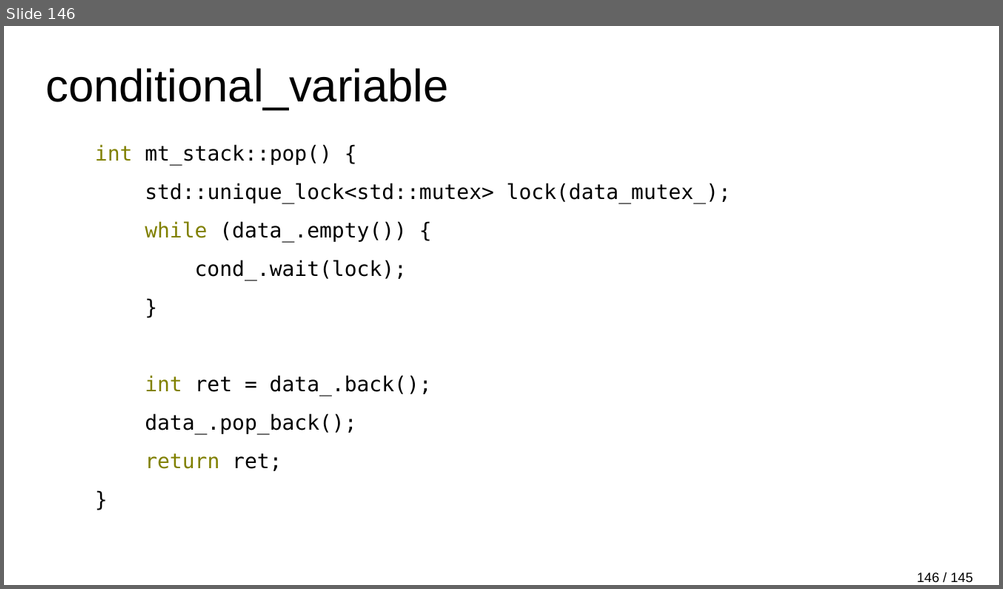
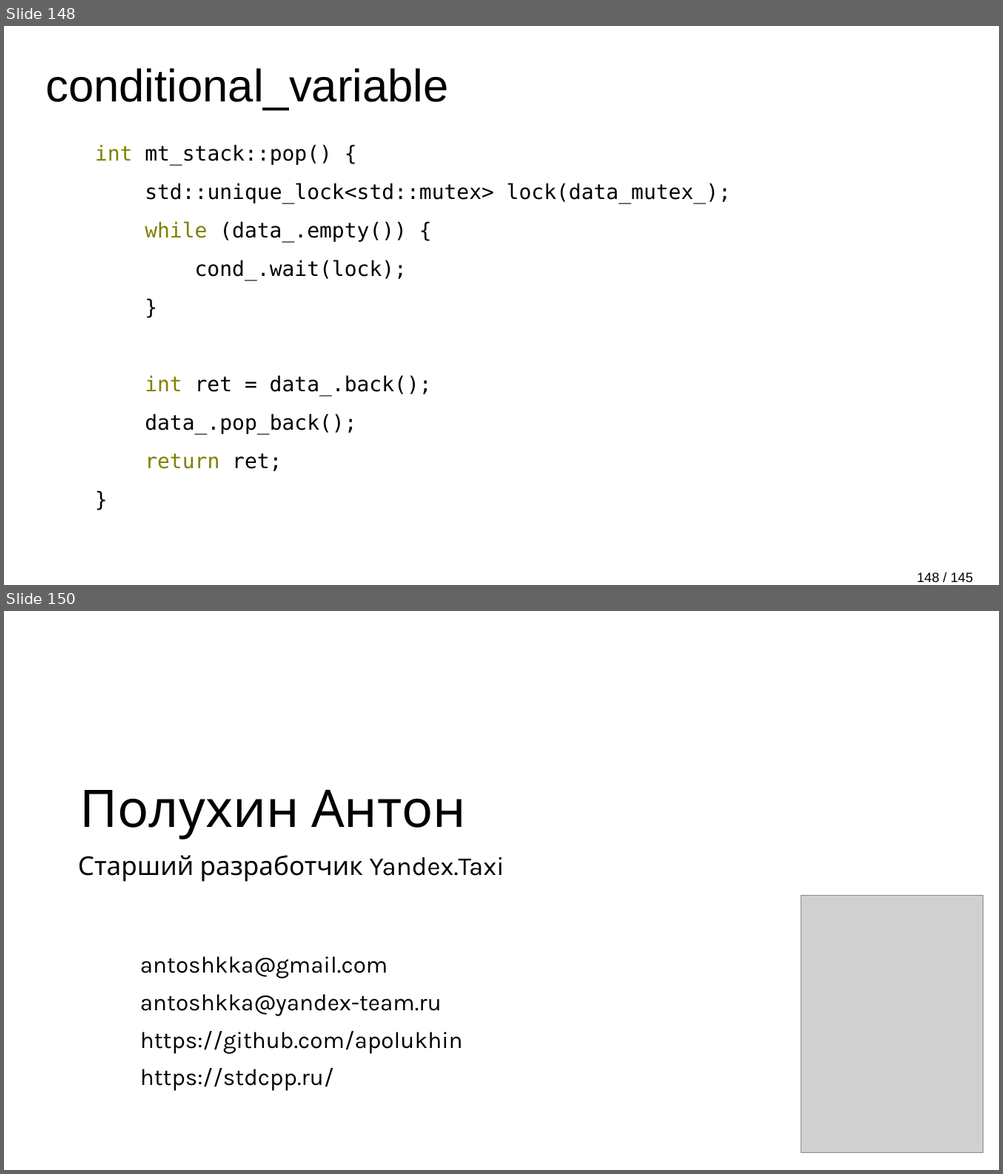
Before and after one commit to apolukhin/apolukhin.github.io, a slide deck: presentations/Nimble C++ (rus).odp. Shown one above the other, each under a label of ours: slide 146 before the commit, slides 148 and 150 after it; the slides between them are not shown. The pictures are 1003x589 and 1003x1174 pixels, drawn with LibreOffice and Linux fonts; fonts in the diff are those of the drawing; grey boxes stand for pictures; background and template pictures are left out. Boxes give left, top, right and bottom in pixels: in the first picture for what was removed or moved away, otherwise in the second. Text is boxed around its words. In the diff, an @@ line names an element or a change of style, - is before the commit and + after.

```diff
--- a/presentations/Nimble C++ (rus).odp
+++ b/presentations/Nimble C++ (rus).odp
@@ slide 150 added at box(4, 611, 999, 1170), background #FFFFFF @@
@@ title added at box(79, 789, 466, 840), 100 pt, text #000000 @@
+Полухин Антон
@@ text added at box(78, 855, 504, 882), 50 pt, text #000000 @@
+Старший разработчик Yandex.Taxi
@@ picture added at box(800, 896, 982, 1153) @@
@@ text added at box(140, 957, 388, 979), 45 pt, text #000000 @@
+antoshkka@gmail.com
@@ text added at box(140, 994, 441, 1017), 45 pt, text #000000 @@
+antoshkka@yandex-team.ru
@@ text added at box(140, 1031, 463, 1054), 45 pt, text #000000 @@
+https://github.com/apolukhin
@@ text added at box(140, 1068, 334, 1091), 45 pt, text #000000 @@
+https://stdcpp.ru/
@@ what was slide 146 is now slide 148 @@
```
Also in this commit, not shown: 8 slides changed, 3 other slides added, 1 slide removed, 2 other files.
